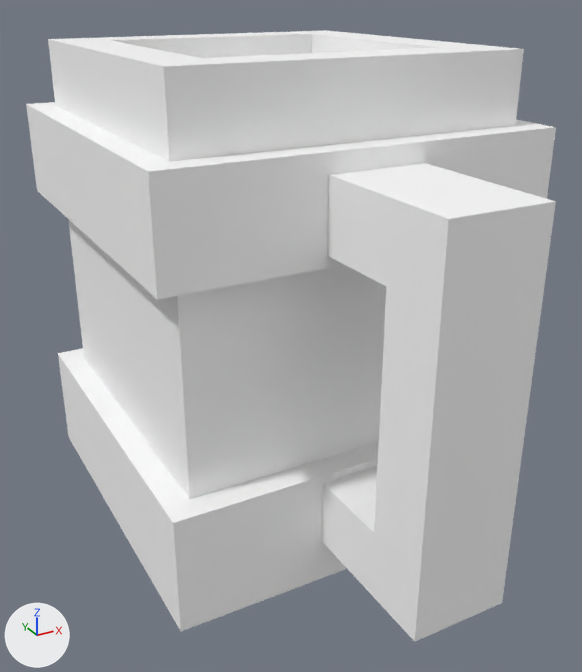
The glTF model assets/synty/simple_fantasy_interiors/models/SM_Prop_Drink_02.glb as it was, and as the next commit left it.
Both versions are drawn from a 50 mm camera at (-0.0041, -0.00717, 0.00584) aimed at (-0.00019, -0.00006, 0.00228). Arrows for +X, +Y and +Z are at lower left; the lights stay in place.

Names of what the first picture shows: 'SM_Prop_Drink_02'.
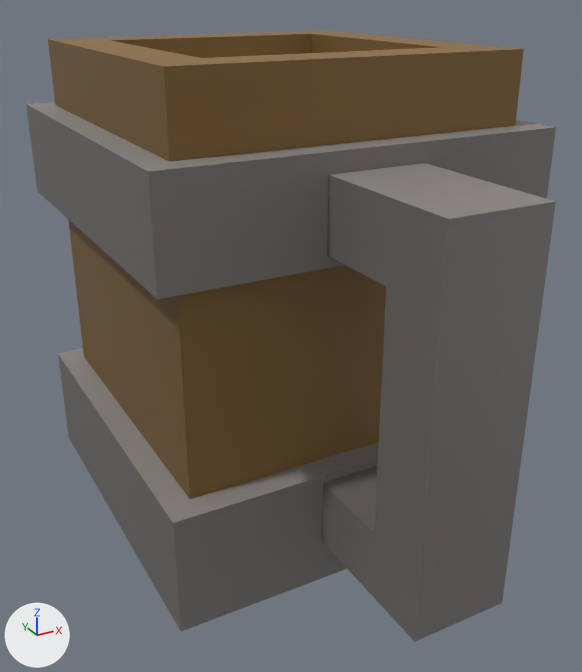
Edits to the bpy script that builds the scene:
```text
Add img_simplefantasyinteriorstexture:
    img_simplefantasyinteriorstexture = load_image('SimpleFantasyInteriorsTexture', '_unpacked/SimpleFantasyInteriorsTexture', 1024, 1024, 'sRGB')
Change mat_lambert1:
    remove mat_lambert1.base_color = (1.0, 1.0, 1.0)  # white #ffffff
    add mat_lambert1.texture = img_simplefantasyinteriorstexture
```

Pixel boxes (x1, y1, x2, y2) of what changed, in the pictures (582 x 672 px):
'SM_Prop_Drink_02', surface changed
    both: (26, 31, 556, 642)
